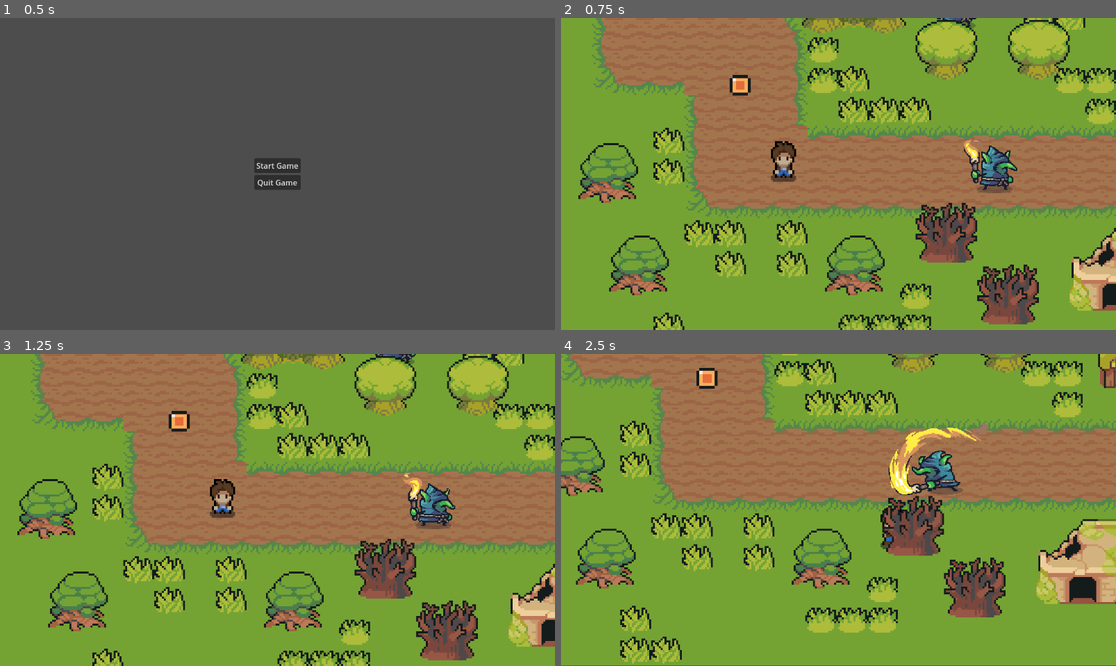
Above: before the commit, frames 1-4 (two rows, left to right).
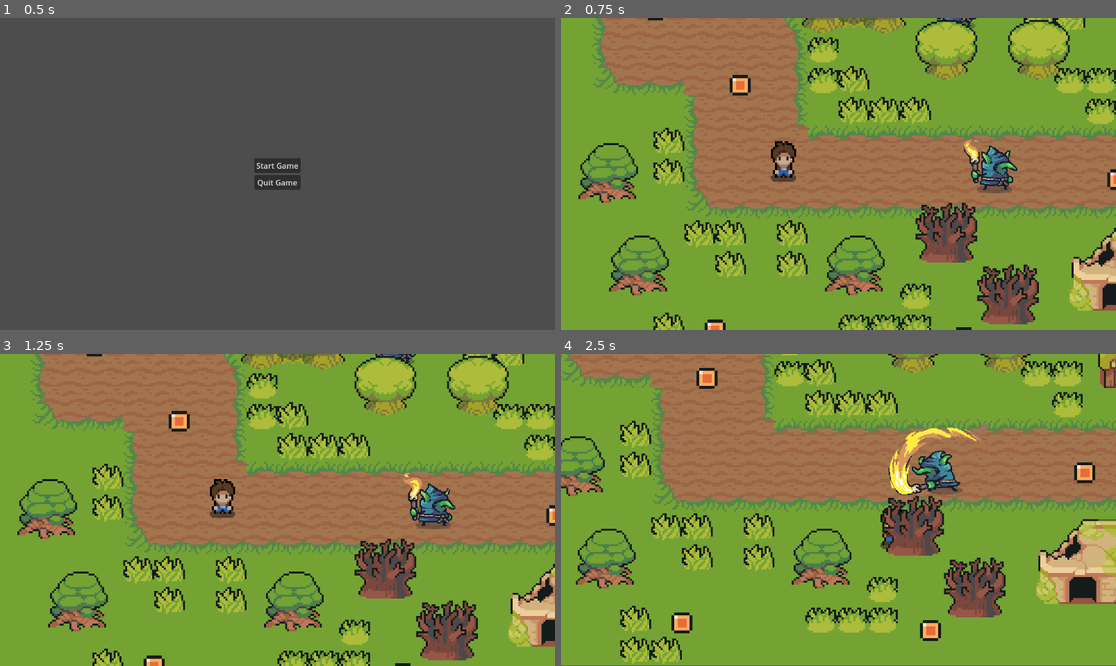
Above: after the commit, the same moments.

Repository: mtzamanpk/MysticRealms
Game: Godot game, scene res://scenes/start_menu.tscn
Same seed, same stepped clock (60 frames per second), same inputs: the game is played once before the commit and once after it.
Inputs (mouse positions are in pixels of both pictures, inside the frame that each line leads up to):
- Up to frame 1 (0.5 s): no input
- Up to frame 2 (0.75 s): click "Start Game" at 0.5 s
- Up to frame 3 (1.25 s): no input
- Up to frame 4 (2.5 s): move the mouse to (960, 494) at 1.27 s; hold Right (ui_right) 1.28-2.03 s; click (960, 494) at 1.35 s; move the mouse to (727, 525) at 2.02 s; hold Down (ui_down) from 2.03 s (still down); click (727, 525) at 2.1 s

Frame 1 is identical in both runs. In frame 2, 0.3% of the frame differs, in the area x 15-100%, y 0-100%; in frame 3, 0.3%; in frame 4, 0.7%, in the area x 19-97%, y 34-92%.

Commit message:
added endings to the game

Diff:
--- a/Game/scenes/boss.gd
+++ b/Game/scenes/boss.gd
@@ -61,6 +61,7 @@
 			print("boss health:", health)
 			if health <= 0:
 				self.queue_free()
+				Events.victoryScreen.emit()
 
 
 func _on_recieve_damage_cooldown_timeout():
--- /dev/null
+++ b/Game/scenes/coins_collected.tscn
@@ -0,0 +1,37 @@
+[gd_scene load_steps=2 format=3 uid="uid://b072u2375fpmy"]
+
+[ext_resource type="Script" path="res://scripts/levelComplete.gd" id="1_uvmbi"]
+
+[node name="coinsCollected" type="ColorRect"]
+anchors_preset = 15
+anchor_right = 1.0
+anchor_bottom = 1.0
+grow_horizontal = 2
+grow_vertical = 2
+color = Color(0, 0, 0, 0.219608)
+script = ExtResource("1_uvmbi")
+
+[node name="CenterContainer" type="CenterContainer" parent="."]
+layout_mode = 1
+anchors_preset = 15
+anchor_right = 1.0
+anchor_bottom = 1.0
+grow_horizontal = 2
+grow_vertical = 2
+
+[node name="VBoxContainer" type="VBoxContainer" parent="CenterContainer"]
+layout_mode = 2
+
+[node name="Label" type="Label" parent="CenterContainer/VBoxContainer"]
+layout_mode = 2
+text = "All Coins Collected, Level Completed!"
+
+[node name="HBoxContainer" type="HBoxContainer" parent="CenterContainer/VBoxContainer"]
+layout_mode = 2
+
+[node name="QuitGame" type="Button" parent="CenterContainer/VBoxContainer/HBoxContainer"]
+custom_minimum_size = Vector2(64, 16)
+layout_mode = 2
+text = "Main Menu"
+
+[connection signal="pressed" from="CenterContainer/VBoxContainer/HBoxContainer/QuitGame" to="." method="_on_quit_game_pressed"]
--- a/Game/scenes/desert.tscn
+++ b/Game/scenes/desert.tscn
@@ -8,7 +8,8 @@
 [ext_resource type="Texture2D" uid="uid://cs6jiik7vm326" path="res://art/tilesets/TilesetWater.png" id="5_5o6jk"]
 [ext_resource type="PackedScene" uid="uid://dju63x1ypl66o" path="res://scenes/player.tscn" id="6_8hdiu"]
 [ext_resource type="Texture2D" uid="uid://rutsmuo31d3s" path="res://art/tilesets/TilesetNature.png" id="7_glxly"]
-[ext_resource type="PackedScene" path="res://scenes/boss.tscn" id="9_fm8c0"]
+[ext_resource type="PackedScene" uid="uid://dvi2m0t1u3qw8" path="res://scenes/boss.tscn" id="9_fm8c0"]
+[ext_resource type="PackedScene" uid="uid://b8p7nxsa6xg4r" path="res://scenes/victory_screen.tscn" id="10_sddsj"]
 
 [sub_resource type="TileSetAtlasSource" id="TileSetAtlasSource_btmhb"]
 texture = ExtResource("1_c53ei")
@@ -3815,5 +3816,8 @@
 [node name="CharacterBody2D" parent="." instance=ExtResource("9_fm8c0")]
 position = Vector2(31, -1)
 
+[node name="VictoryScreen" parent="." instance=ExtResource("10_sddsj")]
+visible = false
+
 [connection signal="body_entered" from="desertExit" to="." method="_on_desert_exit_body_entered"]
 [connection signal="body_exited" from="desertExit" to="." method="_on_desert_exit_body_exited"]
--- a/Game/scenes/victory_screen.tscn
+++ b/Game/scenes/victory_screen.tscn
@@ -1,6 +1,6 @@
 [gd_scene load_steps=2 format=3 uid="uid://b8p7nxsa6xg4r"]
 
-[ext_resource type="Script" path="res://VictoryScreen.gd" id="1_j5r2j"]
+[ext_resource type="Script" path="res://scripts/VictoryScreen.gd" id="1_jrne6"]
 
 [node name="VictoryScreen" type="CenterContainer"]
 anchors_preset = 15
@@ -8,7 +8,7 @@
 anchor_bottom = 1.0
 grow_horizontal = 2
 grow_vertical = 2
-script = ExtResource("1_j5r2j")
+script = ExtResource("1_jrne6")
 
 [node name="VBoxContainer" type="VBoxContainer" parent="."]
 layout_mode = 2
--- a/Game/scenes/world.tscn
+++ b/Game/scenes/world.tscn
@@ -9,7 +9,7 @@
 [ext_resource type="Texture2D" uid="uid://rutsmuo31d3s" path="res://art/tilesets/TilesetNature.png" id="6_pae0v"]
 [ext_resource type="PackedScene" uid="uid://b2fajicolu3r7" path="res://scenes/enemy.tscn" id="7_7q6qi"]
 [ext_resource type="PackedScene" uid="uid://but3t3brh74h4" path="res://scenes/coin.tscn" id="9_jgemn"]
-[ext_resource type="PackedScene" uid="uid://b8p7nxsa6xg4r" path="res://scenes/victory_screen.tscn" id="9_ss6y5"]
+[ext_resource type="PackedScene" uid="uid://b072u2375fpmy" path="res://scenes/coins_collected.tscn" id="11_2un0j"]
 
 [sub_resource type="TileSetAtlasSource" id="TileSetAtlasSource_kjr1i"]
 texture = ExtResource("2_ihhxv")
@@ -2956,12 +2956,29 @@
 [node name="Coin" parent="." instance=ExtResource("9_jgemn")]
 position = Vector2(-157, -23)
 
-[node name="VictoryScreen" parent="." instance=ExtResource("9_ss6y5")]
+[node name="Coin2" parent="." instance=ExtResource("9_jgemn")]
+position = Vector2(-170, 104)
+
+[node name="Coin3" parent="." instance=ExtResource("9_jgemn")]
+position = Vector2(39, 26)
+
+[node name="Coin4" parent="." instance=ExtResource("9_jgemn")]
+position = Vector2(-41, 108)
+
+[node name="Coin5" parent="." instance=ExtResource("9_jgemn")]
+position = Vector2(-201, -62)
+
+[node name="Coin6" parent="." instance=ExtResource("9_jgemn")]
+position = Vector2(-40, -86)
+
+[node name="Coin7" parent="." instance=ExtResource("9_jgemn")]
+position = Vector2(125, 89)
+
+[node name="CanvasLayer" type="CanvasLayer" parent="."]
+
+[node name="coinsCollected" parent="CanvasLayer" instance=ExtResource("11_2un0j")]
 visible = false
-offset_left = -128.5
-offset_top = -30.5
-offset_right = 128.5
-offset_bottom = 30.5
+offset_left = -2.0
 
 [connection signal="body_entered" from="desertTransitionPoint" to="." method="_on_desert_transition_point_body_entered"]
 [connection signal="body_exited" from="desertTransitionPoint" to="." method="_on_desert_transition_point_body_exited"]
--- a/Game/scripts/Coin.gd
+++ b/Game/scripts/Coin.gd
@@ -4,4 +4,4 @@
 	queue_free()
 	var coins = get_tree().get_nodes_in_group("Coins")
 	if coins.size()== 1:
-		Events.victoryScreen.emit()
+		Events.coinsCollected.emit()
--- a/Game/scripts/Events.gd
+++ b/Game/scripts/Events.gd
@@ -1,3 +1,4 @@
 extends Node
 
 signal victoryScreen
+signal coinsCollected
--- a/Game/scripts/desert.gd
+++ b/Game/scripts/desert.gd
@@ -1,9 +1,10 @@
 extends Node2D
 
+@onready var victory_screen = $VictoryScreen
 
 # Called when the node enters the scene tree for the first time.
 func _ready():
-	pass # Replace with function body.
+	Events.victoryScreen.connect(showVictoryScreen)
 
 
 # Called every frame. 'delta' is the elapsed time since the previous frame.
@@ -11,6 +12,8 @@
 	changeScenes()
 
 
+func showVictoryScreen():
+	victory_screen.show()
 
 func _on_desert_exit_body_entered(body):
 	if body.has_method("player"):
--- a/Game/scripts/enemy.gd
+++ b/Game/scripts/enemy.gd
@@ -64,6 +64,8 @@
 func _on_recieve_damage_cooldown_timeout():
 	canTakeDamage = true
 
+
+
 func updateHealth():
 	var healthBar = $Healthbar
 	healthBar.value = health
--- /dev/null
+++ b/Game/scripts/levelComplete.gd
@@ -0,0 +1,5 @@
+extends ColorRect
+
+
+func _on_quit_game_pressed():
+	get_tree().change_scene_to_file("res://scenes/start_menu.tscn")
--- a/Game/scripts/world.gd
+++ b/Game/scripts/world.gd
@@ -1,6 +1,7 @@
 extends Node2D
 
 @onready var victory_screen = $VictoryScreen
+@onready var coins_collected = $CanvasLayer/coinsCollected
 
 func _ready():
 	if global.gameFirstLoadIn == true:
@@ -9,14 +10,14 @@
 	else:
 		$player.position.x = global.playerExitDesertPosX
 		$player.position.y = global.playerExitDesertPosY
-	Events.victoryScreen.connect(showVictoryScreen)
+	Events.coinsCollected.connect(showCoinsCollected)
 
 # Called every frame. 'delta' is the elapsed time since the previous frame.
 func _process(delta):
 	change_scene()
 
-func showVictoryScreen():
-	victory_screen.show()
+func showCoinsCollected():
+	coins_collected.show()
 
 func _on_desert_transition_point_body_entered(body):
 	if body.has_method("player"):
Not shown: 1 places in Game/scenes/boss.tscn that only renumber resources
Not shown: 1 places in Game/scenes/desert.tscn that only renumber resources
Renamed: Game/VictoryScreen.gd -> Game/scripts/VictoryScreen.gd
Renamed: Game/princess.gd -> Game/scripts/princess.gd
